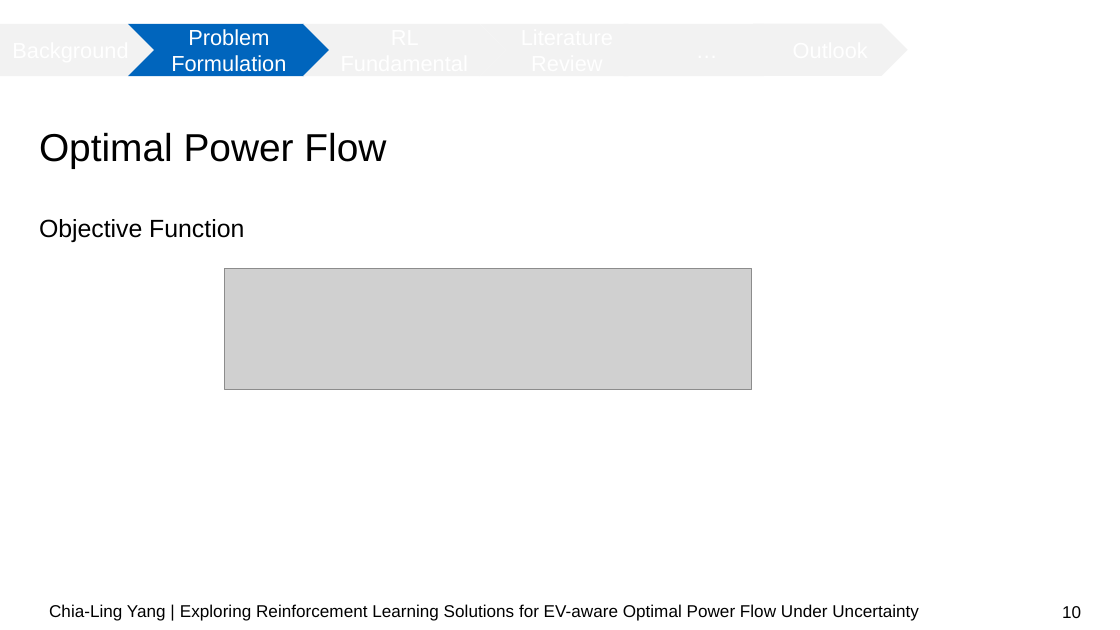
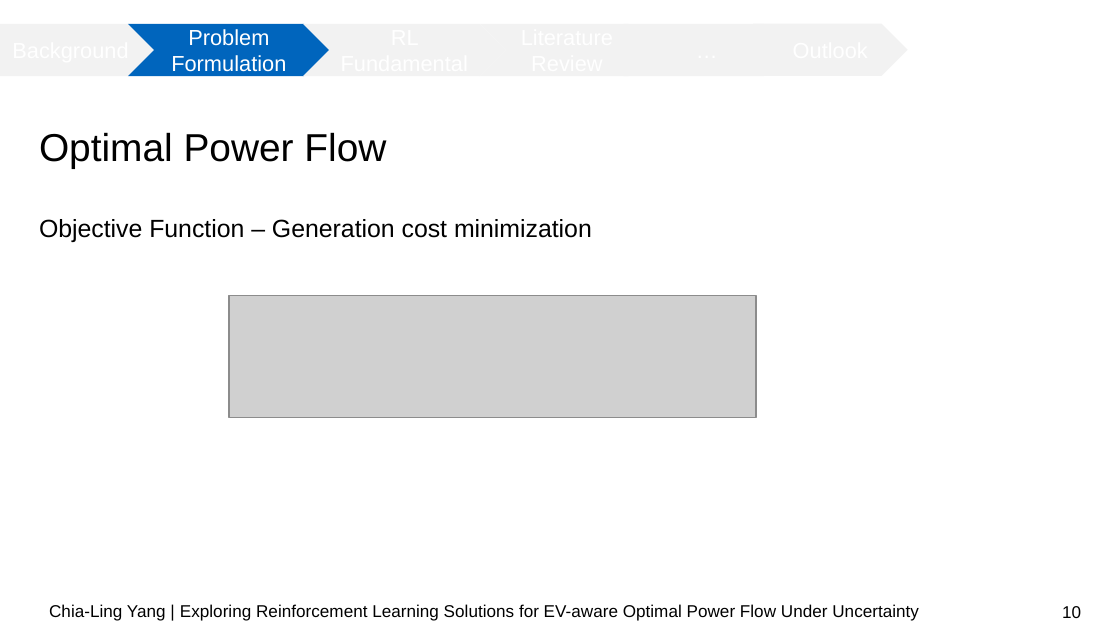
Before and after one commit to chialingyang7718/RL_OPF_EVaware, a slide deck: slide 10 of Mid-term Presentation.pptx. Drawn at 1120x630 pixels with LibreOffice and Linux fonts; fonts in the diff are those of the drawing; grey boxes stand for pictures; background and template pictures are left out. Boxes give left, top, right and bottom in pixels: in the first picture for what was removed or moved away, otherwise in the second. Text is boxed around its words. In the diff, an @@ line names an element or a change of style, - is before the commit and + after.

```diff
--- a/Mid-term Presentation.pptx
+++ b/Mid-term Presentation.pptx
@@ text at <box>39,219,592,242</box>: text changed @@
-Objective Function
+Objective Function – Generation cost minimization
@@ picture: place and size @@
-picture at <box>225,269,752,390</box>
+picture at <box>228,296,755,417</box>
```
Also in this commit, not shown: 8 other slides changed.
